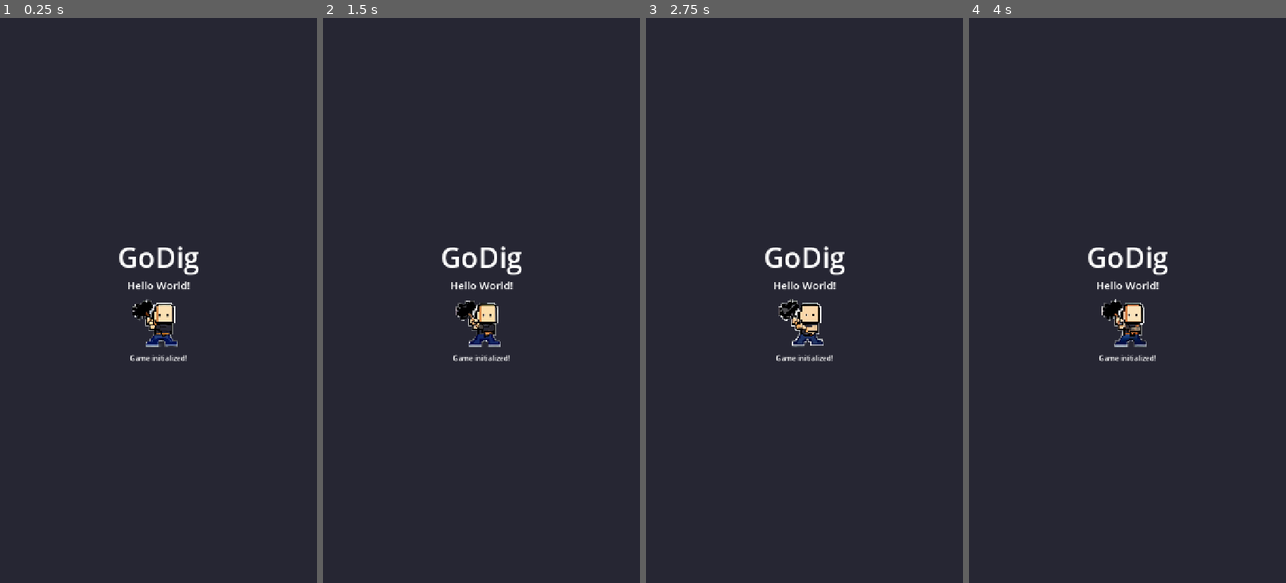
Above: before the commit, frames 1-4 (left to right).
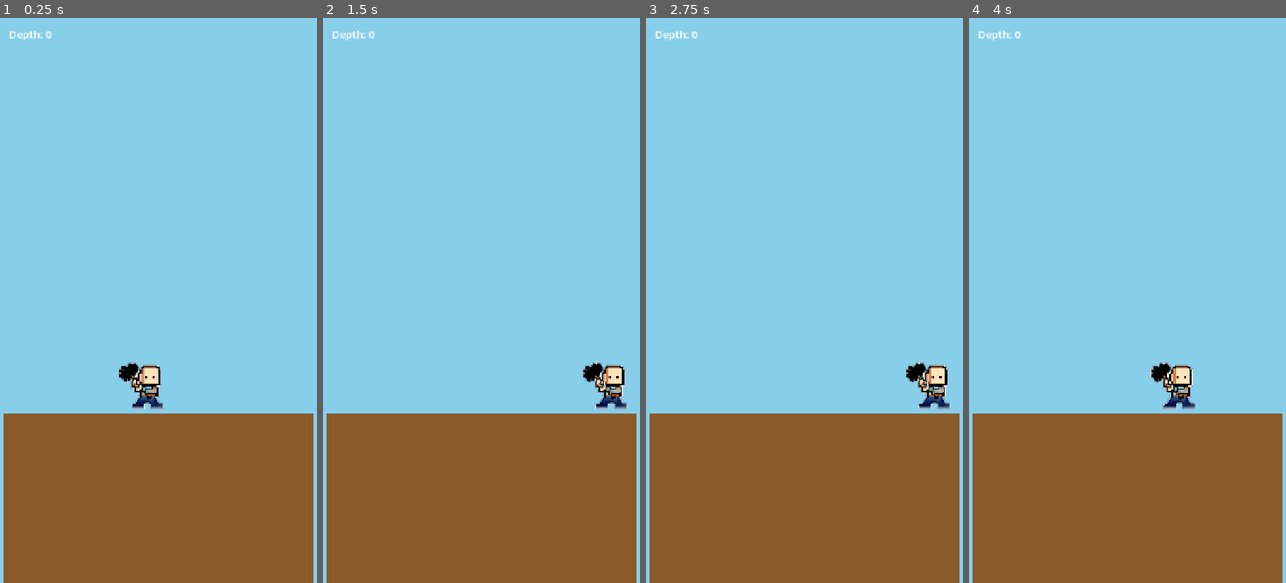
Above: after the commit, the same moments.

Repository: Randroids-Dojo/GoDig
Game: Godot game, scene res://scenes/test_level.tscn
Same seed, same stepped clock (60 frames per second), same inputs: the game is played once before the commit and once after it. Before the commit the project starts from res://scenes/main.tscn.
Inputs (mouse positions are in pixels of both pictures, inside the frame that each line leads up to):
- Up to frame 1 (0.25 s): no input
- Up to frame 2 (1.5 s): tap Enter at 0.5, 0.6 s; move the mouse to (551, 272) at 0.52 s; hold D (move_right) 0.53-1.25 s; click (551, 272) at 0.67 s; tap Space at 0.77 s; drag from (418, 328) to (465, 413) at 1.27 s
- Up to frame 3 (2.75 s): move the mouse to (836, 176) at 2.02 s; hold D (move_right) from 2.03 s (still down); tap Backspace at 2.1 s
- Up to frame 4 (4 s): release D (move_right) at 2.75 s; drag from (1111, 413) to (1032, 215) at 2.77 s; move the mouse to (1222, 385) at 3.52 s; hold A (move_left) from 3.53 s (still down); tap Ctrl at 3.6 s; tap Space at 3.77 s

The runs differ from the first frame. In frame 1, 100% of the frame differs, in the area x 0-100%, y 0-100%; in frame 2, 100%; in frame 3, 100%; in frame 4, 100%.

Commit message:
Add endless digging test level with mining mechanics
- Create test_level scene with player, dirt grid, and camera
- Implement object-pooled dirt block system for infinite scalability
- Add player state machine (IDLE/MOVING/MINING)
- Implement grid-based movement and mining (down, left, right)
- Add vertical camera following
- Update GameManager with grid constants and utilities
- Update tests for new game scene structure

Player is 128x128 (2x2 blocks), dirt blocks are 64x64.
Mining requires 4 hits per block with visual feedback.

Diff:
--- a/project.godot
+++ b/project.godot
@@ -12,7 +12,7 @@
 
 config/name="GoDig"
 config/version="0.1.0"
-run/main_scene="res://scenes/main.tscn"
+run/main_scene="res://scenes/test_level.tscn"
 config/features=PackedStringArray("4.5", "GL Compatibility")
 
 [autoload]
--- /dev/null
+++ b/scenes/test_level.tscn
@@ -0,0 +1,55 @@
+[gd_scene load_steps=8 format=3 uid="uid://test_level_001"]
+
+[ext_resource type="Script" path="res://scripts/test_level.gd" id="1_level"]
+[ext_resource type="Script" path="res://scripts/world/dirt_grid.gd" id="2_grid"]
+[ext_resource type="Script" path="res://scripts/player/player.gd" id="3_player"]
+[ext_resource type="Script" path="res://scripts/camera/game_camera.gd" id="4_camera"]
+[ext_resource type="SpriteFrames" path="res://resources/sprites/miner_animation.tres" id="5_anim"]
+
+[sub_resource type="RectangleShape2D" id="RectangleShape2D_player"]
+size = Vector2(120, 120)
+
+[sub_resource type="RectangleShape2D" id="RectangleShape2D_area"]
+size = Vector2(64, 64)
+
+[node name="Main" type="Node2D"]
+script = ExtResource("1_level")
+
+[node name="Background" type="ColorRect" parent="."]
+offset_right = 720.0
+offset_bottom = 2000.0
+color = Color(0.529, 0.808, 0.922, 1)
+
+[node name="DirtGrid" type="Node2D" parent="."]
+script = ExtResource("2_grid")
+
+[node name="Player" type="CharacterBody2D" parent="."]
+position = Vector2(264, 768)
+script = ExtResource("3_player")
+dirt_grid = NodePath("../DirtGrid")
+
+[node name="CollisionShape2D" type="CollisionShape2D" parent="Player"]
+position = Vector2(64, 64)
+shape = SubResource("RectangleShape2D_player")
+
+[node name="AnimatedSprite2D" type="AnimatedSprite2D" parent="Player"]
+position = Vector2(64, 64)
+sprite_frames = ExtResource("5_anim")
+animation = &"swing"
+
+[node name="Camera2D" type="Camera2D" parent="."]
+position = Vector2(360, 640)
+script = ExtResource("4_camera")
+target = NodePath("../Player")
+
+[node name="UI" type="CanvasLayer" parent="."]
+
+[node name="DepthLabel" type="Label" parent="UI"]
+offset_left = 20.0
+offset_top = 20.0
+offset_right = 200.0
+offset_bottom = 50.0
+theme_override_font_sizes/font_size = 24
+text = "Depth: 0"
+
+[connection signal="depth_changed" from="Player" to="." method="_on_player_depth_changed"]
--- a/scripts/autoload/game_manager.gd
+++ b/scripts/autoload/game_manager.gd
@@ -1,12 +1,22 @@
 extends Node
 ## GoDig Game Manager
 ##
-## Central game state manager. Currently a placeholder for future game logic.
+## Central game state manager with grid constants and utilities.
 
 signal game_started
 signal game_over
+signal depth_updated(depth: int)
+
+# Grid constants
+const BLOCK_SIZE := 64
+const GRID_WIDTH := 11  # (720 - 16) / 64 = 11 blocks
+const GRID_OFFSET_X := 8  # Center the grid: (720 - 11*64) / 2 = 8
+const SURFACE_ROW := 14  # Dirt starts at row 14 (bottom quarter of 1280/64 = 20 rows)
+const VIEWPORT_WIDTH := 720
+const VIEWPORT_HEIGHT := 1280
 
 var is_running: bool = false
+var current_depth: int = 0
 
 
 func _ready() -> void:
@@ -15,6 +25,7 @@
 
 func start_game() -> void:
 	is_running = true
+	current_depth = 0
 	game_started.emit()
 	print("[GameManager] Game started")
 
@@ -23,3 +34,23 @@
 	is_running = false
 	game_over.emit()
 	print("[GameManager] Game over")
+
+
+func update_depth(depth: int) -> void:
+	current_depth = depth
+	depth_updated.emit(depth)
+
+
+# Utility functions for grid coordinate conversion
+static func grid_to_world(grid_pos: Vector2i) -> Vector2:
+	return Vector2(
+		grid_pos.x * BLOCK_SIZE + GRID_OFFSET_X,
+		grid_pos.y * BLOCK_SIZE
+	)
+
+
+static func world_to_grid(world_pos: Vector2) -> Vector2i:
+	return Vector2i(
+		int((world_pos.x - GRID_OFFSET_X) / BLOCK_SIZE),
+		int(world_pos.y / BLOCK_SIZE)
+	)
--- /dev/null
+++ b/scripts/camera/game_camera.gd
@@ -0,0 +1,28 @@
+class_name GameCamera
+extends Camera2D
+## Camera that follows the player vertically with smooth interpolation.
+## Horizontal position is locked to center of viewport.
+
+@export var target: Node2D
+@export var vertical_offset := -100.0  # Look ahead (negative = show more below player)
+@export var smooth_speed := 8.0
+
+var _center_x: float
+
+
+func _ready() -> void:
+	# Lock horizontal position to viewport center
+	_center_x = get_viewport_rect().size.x / 2.0
+	position.x = _center_x
+
+
+func _process(delta: float) -> void:
+	if target == null:
+		return
+
+	# Smooth vertical follow with offset
+	var target_y := target.position.y + vertical_offset
+	position.y = lerpf(position.y, target_y, smooth_speed * delta)
+
+	# Keep horizontal position locked
+	position.x = _center_x
--- /dev/null
+++ b/scripts/player/player.gd
@@ -0,0 +1,174 @@
+extends CharacterBody2D
+## Player controller with grid-based movement and mining.
+## Uses a state machine: IDLE, MOVING, MINING.
+
+signal block_destroyed(grid_pos: Vector2i)
+signal depth_changed(depth: int)
+
+enum State { IDLE, MOVING, MINING }
+
+const BLOCK_SIZE := 64
+const MOVE_DURATION := 0.15  # Seconds to move one block
+
+@export var dirt_grid: Node2D  # DirtGrid node
+
+var current_state: State = State.IDLE
+var grid_position: Vector2i  # Top-left of player's 2x2 footprint
+var target_grid_position: Vector2i
+var mining_direction: Vector2i
+var mining_target: Vector2i
+var _move_tween: Tween
+
+@onready var sprite: AnimatedSprite2D = $AnimatedSprite2D
+
+
+func _ready() -> void:
+	grid_position = _world_to_grid(position)
+	sprite.animation_finished.connect(_on_animation_finished)
+
+
+func _process(_delta: float) -> void:
+	match current_state:
+		State.IDLE:
+			_handle_idle_input()
+		State.MOVING:
+			pass  # Tween handles movement
+		State.MINING:
+			pass  # Animation callback handles completion
+
+
+func _handle_idle_input() -> void:
+	var dir := Vector2i.ZERO
+
+	if Input.is_action_pressed("move_down"):
+		dir = Vector2i(0, 1)
+	elif Input.is_action_pressed("move_left"):
+		dir = Vector2i(-1, 0)
+	elif Input.is_action_pressed("move_right"):
+		dir = Vector2i(1, 0)
+
+	if dir != Vector2i.ZERO:
+		_try_move_or_mine(dir)
+
+
+func _try_move_or_mine(direction: Vector2i) -> void:
+	var target := grid_position + direction
+
+	# Check bounds (don't go off left/right edges)
+	if target.x < 0 or target.x + 1 >= GameManager.GRID_WIDTH:
+		return
+
+	# Check if path is clear (need to check cells for 2x2 player)
+	var blocked_cells := _get_blocked_cells(target, direction)
+
+	if blocked_cells.is_empty():
+		_start_move(target)
+	else:
+		_start_mining(direction, blocked_cells[0])
+
+
+func _get_blocked_cells(target_pos: Vector2i, dir: Vector2i) -> Array[Vector2i]:
+	## Player is 2x2, check which cells block movement in given direction
+	var blocked: Array[Vector2i] = []
+	var cells_to_check: Array[Vector2i] = []
+
+	if dir == Vector2i(0, 1):  # Moving down
+		# Check bottom edge of player's new position
+		cells_to_check = [
+			Vector2i(target_pos.x, target_pos.y + 1),
+			Vector2i(target_pos.x + 1, target_pos.y + 1)
+		]
+	elif dir == Vector2i(-1, 0):  # Moving left
+		# Check left edge of player's new position
+		cells_to_check = [
+			Vector2i(target_pos.x, target_pos.y),
+			Vector2i(target_pos.x, target_pos.y + 1)
+		]
+	elif dir == Vector2i(1, 0):  # Moving right
+		# Check right edge of player's new position
+		cells_to_check = [
+			Vector2i(target_pos.x + 1, target_pos.y),
+			Vector2i(target_pos.x + 1, target_pos.y + 1)
+		]
+
+	for cell in cells_to_check:
+		if dirt_grid and dirt_grid.has_block(cell):
+			blocked.append(cell)
+
+	return blocked
+
+
+func _start_move(target: Vector2i) -> void:
+	current_state = State.MOVING
+	target_grid_position = target
+
+	if _move_tween:
+		_move_tween.kill()
+
+	_move_tween = create_tween()
+	_move_tween.tween_property(self, "position", _grid_to_world(target), MOVE_DURATION)
+	_move_tween.tween_callback(_on_move_complete)
+
+
+func _on_move_complete() -> void:
+	grid_position = target_grid_position
+	current_state = State.IDLE
+	_update_depth()
+
+
+func _start_mining(direction: Vector2i, target_block: Vector2i) -> void:
+	current_state = State.MINING
+	mining_direction = direction
+	mining_target = target_block
+
+	# Flip sprite based on direction
+	if direction.x != 0:
+		sprite.flip_h = (direction.x < 0)
+
+	sprite.play("swing")
+
+
+func _on_animation_finished() -> void:
+	if current_state != State.MINING:
+		return
+
+	if dirt_grid == null:
+		current_state = State.IDLE
+		return
+
+	var destroyed: bool = dirt_grid.hit_block(mining_target)
+
+	if destroyed:
+		block_destroyed.emit(mining_target)
+		# Check if path is now clear
+		var blocked := _get_blocked_cells(grid_position + mining_direction, mining_direction)
+		if blocked.is_empty():
+			_start_move(grid_position + mining_direction)
+		else:
+			# Continue mining next block in path
+			mining_target = blocked[0]
+			sprite.play("swing")
+	else:
+		# Block still has health, continue mining same block
+		sprite.play("swing")
+
+
+func _update_depth() -> void:
+	var depth := grid_position.y - GameManager.SURFACE_ROW
+	if depth < 0:
+		depth = 0
+	depth_changed.emit(depth)
+
+
+func _grid_to_world(grid_pos: Vector2i) -> Vector2:
+	return Vector2(
+		grid_pos.x * BLOCK_SIZE + GameManager.GRID_OFFSET_X,
+		grid_pos.y * BLOCK_SIZE
+	)
+
+
+func _world_to_grid(world_pos: Vector2) -> Vector2i:
+	return Vector2i(
+		int((world_pos.x - GameManager.GRID_OFFSET_X) / BLOCK_SIZE),
+		int(world_pos.y / BLOCK_SIZE)
+	)
--- /dev/null
+++ b/scripts/test_level.gd
@@ -0,0 +1,22 @@
+extends Node2D
+## Test level scene controller.
+## Initializes the dirt grid and handles UI updates.
+
+@onready var dirt_grid: Node2D = $DirtGrid
+@onready var player: CharacterBody2D = $Player
+@onready var depth_label: Label = $UI/DepthLabel
+
+
+func _ready() -> void:
+	# Initialize the dirt grid with the player reference
+	dirt_grid.initialize(player, GameManager.SURFACE_ROW)
+
+	# Start the game
+	GameManager.start_game()
+
+	print("[TestLevel] Level initialized")
+
+
+func _on_player_depth_changed(depth: int) -> void:
+	depth_label.text = "Depth: %d" % depth
+	GameManager.update_depth(depth)
--- /dev/null
+++ b/scripts/world/dirt_block.gd
@@ -0,0 +1,43 @@
+extends ColorRect
+## A single dirt block that can be mined.
+## Managed by DirtGrid via object pooling.
+
+const DIRT_COLOR := Color(0.545, 0.353, 0.169)  # Brown
+const BLOCK_SIZE := 64
+const MAX_HITS := 4
+
+var grid_position: Vector2i = Vector2i.ZERO
+var hits_remaining: int = MAX_HITS
+
+
+func _init() -> void:
+	size = Vector2(BLOCK_SIZE, BLOCK_SIZE)
+	color = DIRT_COLOR
+
+
+func activate(pos: Vector2i) -> void:
+	grid_position = pos
+	hits_remaining = MAX_HITS
+	position = _grid_to_world(pos)
+	visible = true
+	modulate = Color.WHITE
+
+
+func deactivate() -> void:
+	visible = false
+
+
+func take_hit() -> bool:
+	## Returns true if block was destroyed
+	hits_remaining -= 1
+	# Visual feedback - darken on hit
+	var damage_ratio := (MAX_HITS - hits_remaining) / float(MAX_HITS)
+	modulate = Color.WHITE.lerp(Color(0.3, 0.2, 0.1), damage_ratio)
+	return hits_remaining <= 0
+
+
+func _grid_to_world(grid_pos: Vector2i) -> Vector2:
+	return Vector2(
+		grid_pos.x * BLOCK_SIZE + GameManager.GRID_OFFSET_X,
+		grid_pos.y * BLOCK_SIZE
+	)
--- /dev/null
+++ b/scripts/world/dirt_grid.gd
@@ -0,0 +1,113 @@
+extends Node2D
+## Manages the infinite dirt grid with object pooling.
+## Generates rows ahead of the player and cleans up rows behind.
+
+const DirtBlockScript = preload("res://scripts/world/dirt_block.gd")
+
+const BLOCK_SIZE := 64
+const POOL_SIZE := 300
+const ROWS_AHEAD := 10
+const ROWS_BEHIND := 5
+
+var _pool: Array = []  # Array of DirtBlock nodes
+var _active: Dictionary = {}  # Dictionary[Vector2i, DirtBlock node]
+var _lowest_generated_row: int = 0
+var _player: Node2D = null
+
+
+func _ready() -> void:
+	_preallocate_pool()
+
+
+func initialize(player: Node2D, surface_row: int) -> void:
+	_player = player
+	_lowest_generated_row = surface_row
+	# Generate initial rows (surface + some below)
+	for row in range(surface_row, surface_row + ROWS_AHEAD):
+		_generate_row(row)
+
+
+func _process(_delta: float) -> void:
+	if _player == null:
+		return
+
+	var player_row := int(_player.position.y / BLOCK_SIZE)
+	_generate_rows_below(player_row + ROWS_AHEAD)
+	_cleanup_rows_above(player_row - ROWS_BEHIND)
+
+
+func _preallocate_pool() -> void:
+	for i in range(POOL_SIZE):
+		var block := ColorRect.new()
+		block.set_script(DirtBlockScript)
+		block.visible = false
+		add_child(block)
+		_pool.push_back(block)
+
+
+func _acquire(grid_pos: Vector2i) -> ColorRect:
+	var block: ColorRect
+	if _pool.is_empty():
+		# Pool exhausted, create new block
+		block = ColorRect.new()
+		block.set_script(DirtBlockScript)
+		add_child(block)
+	else:
+		block = _pool.pop_back()
+
+	block.activate(grid_pos)
+	_active[grid_pos] = block
+	return block
+
+
+func _release(grid_pos: Vector2i) -> void:
+	if _active.has(grid_pos):
+		var block = _active[grid_pos]
+		block.deactivate()
+		_pool.push_back(block)
+		_active.erase(grid_pos)
+
+
+func _generate_rows_below(target_row: int) -> void:
+	while _lowest_generated_row <= target_row:
+		_generate_row(_lowest_generated_row)
+		_lowest_generated_row += 1
+
+
+func _generate_row(row: int) -> void:
+	for col in range(GameManager.GRID_WIDTH):
+		var pos := Vector2i(col, row)
+		if not _active.has(pos):
+			_acquire(pos)
+
+
+func _cleanup_rows_above(min_row: int) -> void:
+	var to_remove: Array[Vector2i] = []
+	for pos: Vector2i in _active.keys():
+		if pos.y < min_row:
+			to_remove.append(pos)
+
+	for pos in to_remove:
+		_release(pos)
+
+
+func has_block(pos: Vector2i) -> bool:
+	return _active.has(pos)
+
+
+func get_block(pos: Vector2i):
+	return _active.get(pos)
+
+
+func hit_block(pos: Vector2i) -> bool:
+	## Hit a block, returns true if destroyed
+	if not _active.has(pos):
+		return true  # Already gone
+
+	var block = _active[pos]
+	var destroyed: bool = block.take_hit()
+
+	if destroyed:
+		_release(pos)
+
+	return destroyed
Not shown, added: scripts/camera/game_camera.gd.uid
Not shown, added: scripts/player/player.gd.uid
Not shown, added: scripts/test_level.gd.uid
Not shown, added: scripts/world/dirt_block.gd.uid
Not shown, added: scripts/world/dirt_grid.gd.uid
Not shown, changed: tests/helpers.py
Not shown, changed: tests/test_hello_world.py
